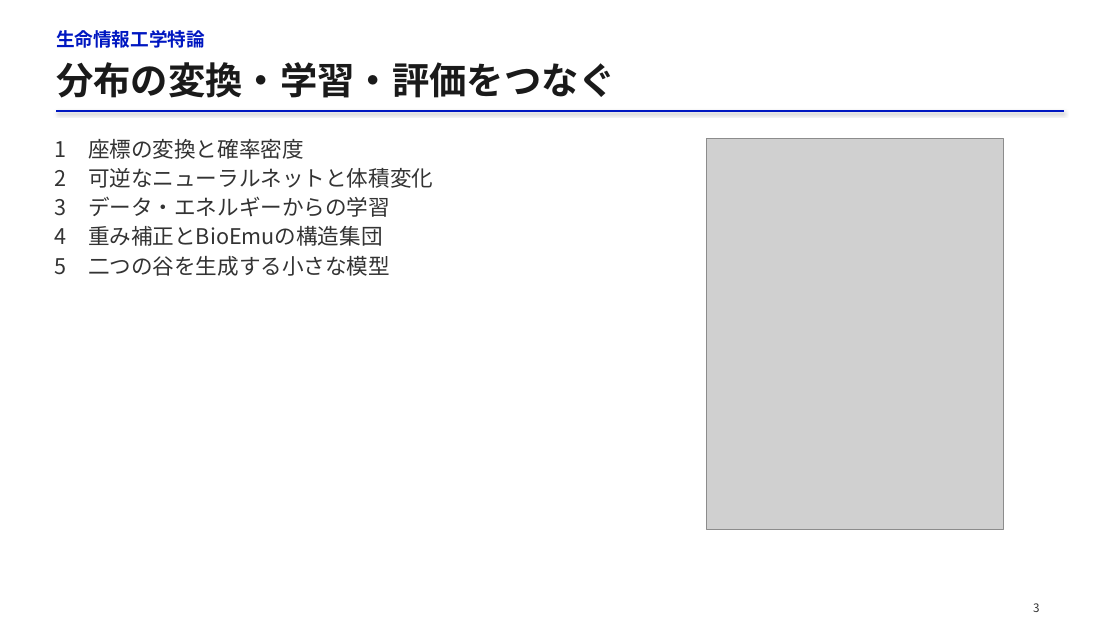
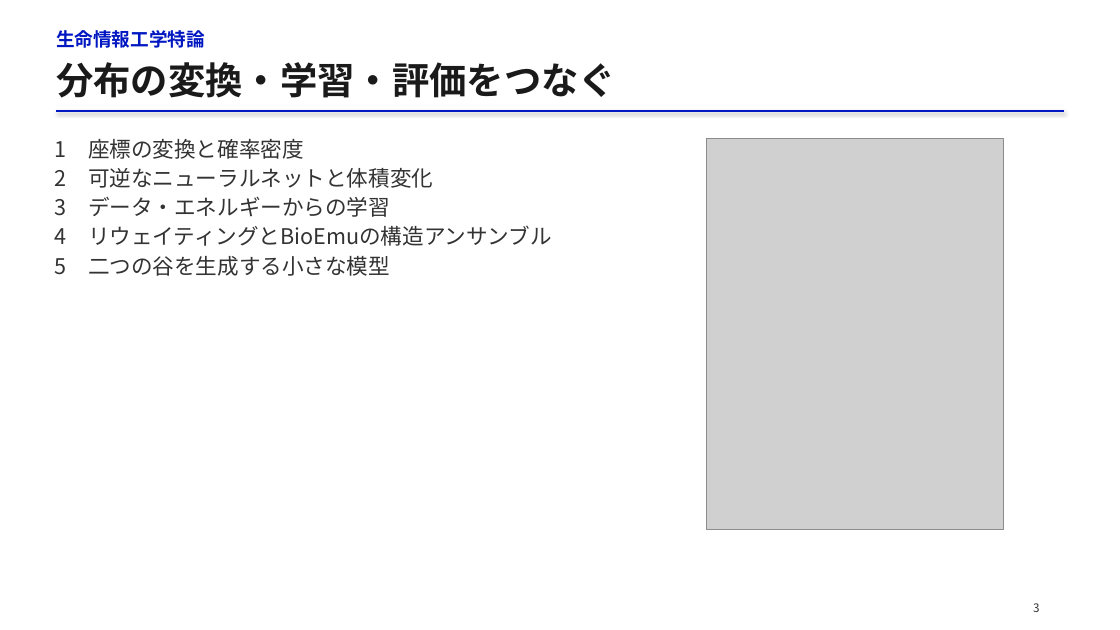
Before and after one commit to matsunagalab/lecture_bioinfo, a slide deck: slide 3 of 13_構造集団を生成するAI/13_構造集団を生成するAI.pptx. Drawn at 1120x630 pixels with LibreOffice and Linux fonts; fonts in the diff are those of the drawing; grey boxes stand for pictures. Boxes give left, top, right and bottom in pixels: in the first picture for what was removed or moved away, otherwise in the second. Text is boxed around its words. In the diff, an @@ line names an element or a change of style, - is before the commit and + after.

```diff
--- a/13_構造集団を生成するAI/13_構造集団を生成するAI.pptx
+++ b/13_構造集団を生成するAI/13_構造集団を生成するAI.pptx
@@ text at [88, 225, 552, 246]: text changed @@
-4 重み補正とBioEmuの構造集団
+4 リウェイティングとBioEmuの構造アンサンブル
```
Also in this commit, not shown: 13 other slides changed, 27 other files.
